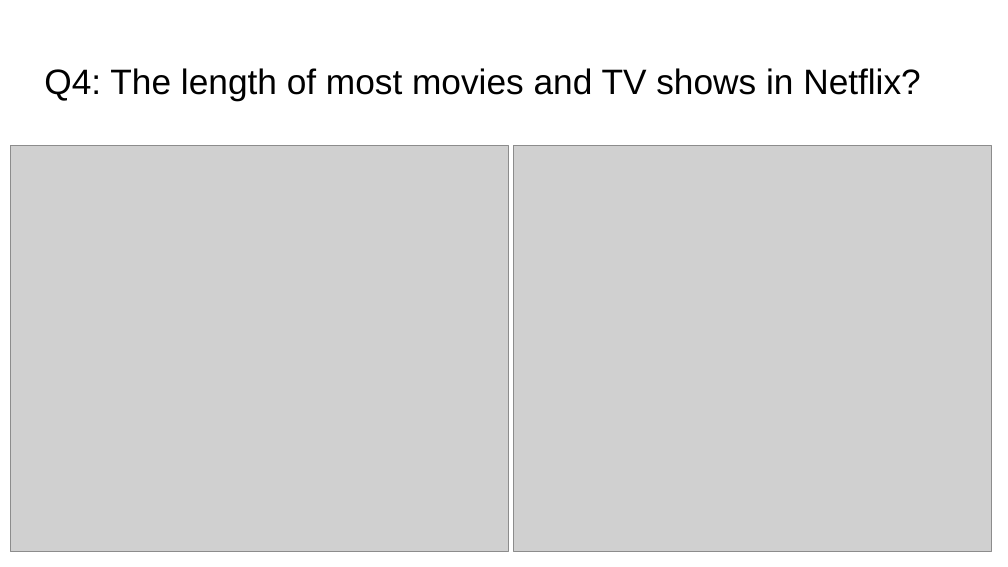
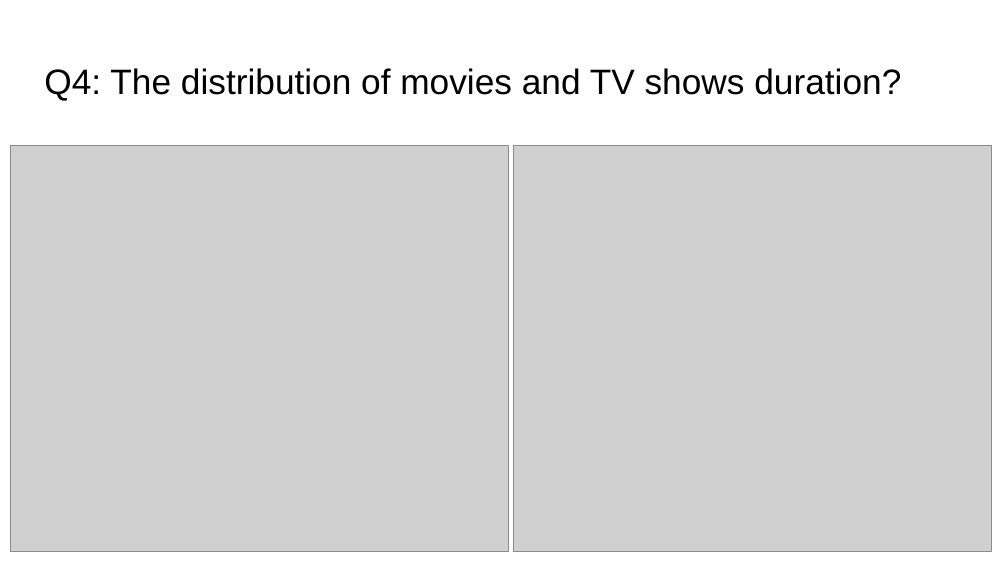
Before and after one commit to Yunling-G/Mid-Project, a slide deck: slide 11 of slides/mid-project.pptx (slide 10 before the commit). Drawn at 1008x567 pixels with LibreOffice and Linux fonts; fonts in the diff are those of the drawing; grey boxes stand for pictures; background and template pictures are left out. Boxes give left, top, right and bottom in pixels: in the first picture for what was removed or moved away, otherwise in the second. Text is boxed around its words. In the diff, an @@ line names an element or a change of style, - is before the commit and + after.

Commit message:
The slides is updated.

```diff
--- a/slides/mid-project.pptx
+++ b/slides/mid-project.pptx
@@ title at [44,68,901,100]: text changed @@
-Q4: The length of most movies and TV shows in Netflix?
+Q4: The distribution of movies and TV shows duration?
```
Also in this commit, not shown: 4 other slides changed, 3 slides added, 2 slides removed.
